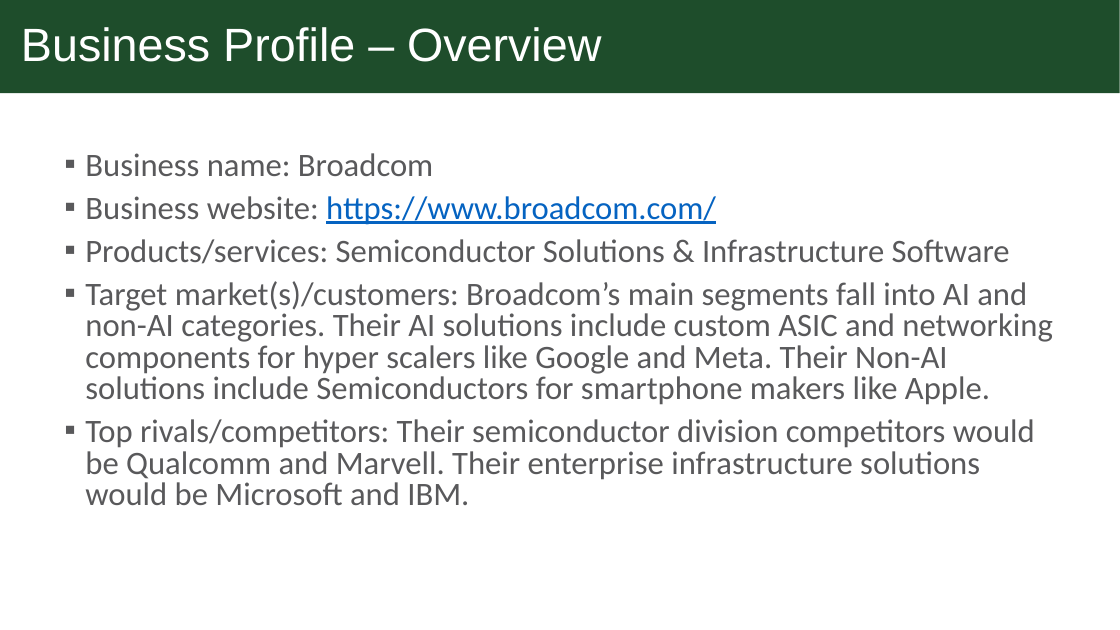
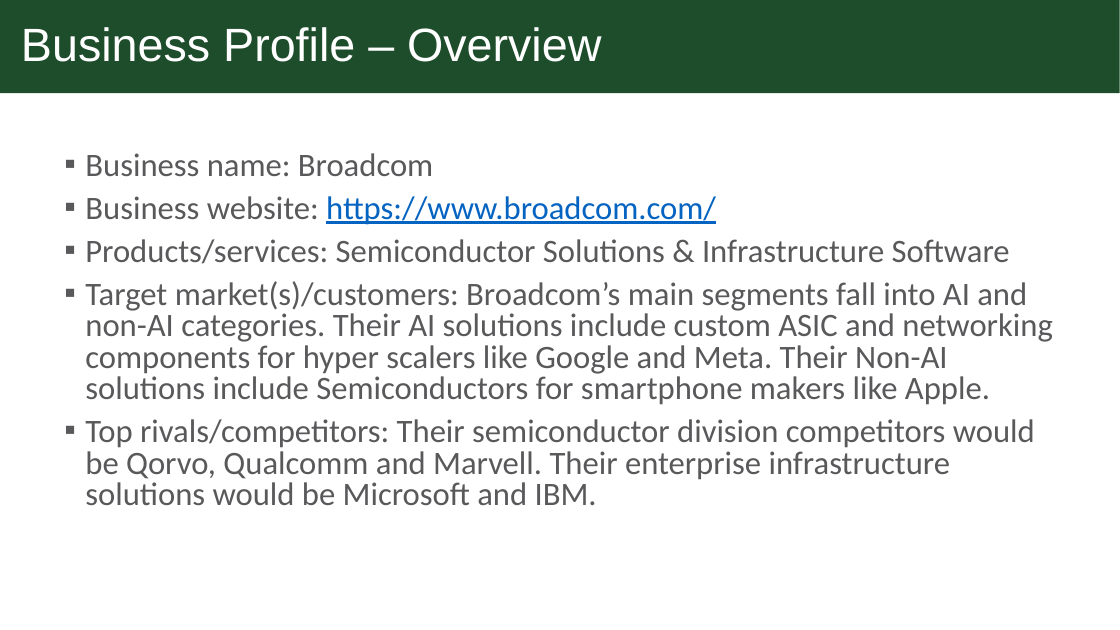
Before and after one commit to engtx/MBA, a slide deck: slide 4 of Classes/BUS 500, Foundations for Business Impact/Week 1/BAVARIAN.CYRUS.BUSINESS_PROFILE_ASSIGNMENT.pptx. Drawn at 1120x630 pixels with LibreOffice and Linux fonts; fonts in the diff are those of the drawing; background and template pictures are left out. Boxes give left, top, right and bottom in pixels: in the first picture for what was removed or moved away, otherwise in the second. Text is boxed around its words. In the diff, an @@ line names an element or a change of style, - is before the commit and + after.

Commit message:
updated Business profile

```diff
--- a/Classes/BUS 500, Foundations for Business Impact/Week 1/BAVARIAN.CYRUS.BUSINESS_PROFILE_ASSIGNMENT.pptx
+++ b/Classes/BUS 500, Foundations for Business Impact/Week 1/BAVARIAN.CYRUS.BUSINESS_PROFILE_ASSIGNMENT.pptx
@@ text at [85,419,1035,505]: text changed @@
-▪ Top rivals/competitors: Their semiconductor division competitors would be Qualcomm and Marvell. Their enterprise infrastructure solutions would be Microsoft and IBM.
+▪ Top rivals/competitors: Their semiconductor division competitors would be Qorvo, Qualcomm and Marvell. Their enterprise infrastructure solutions would be Microsoft and IBM.
```
Also in this commit, not shown: 3 other slides changed, 2 slides removed.
